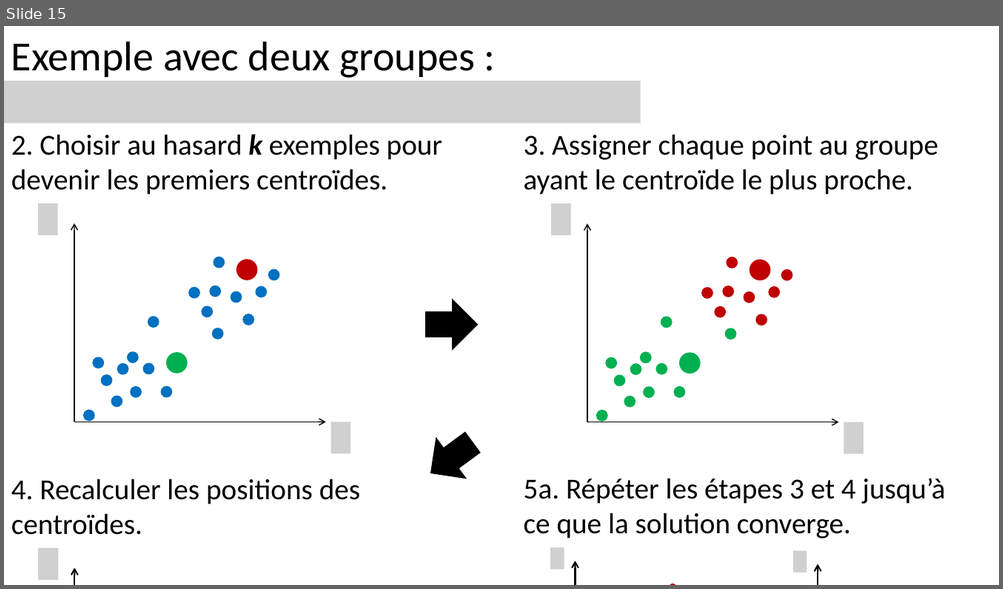
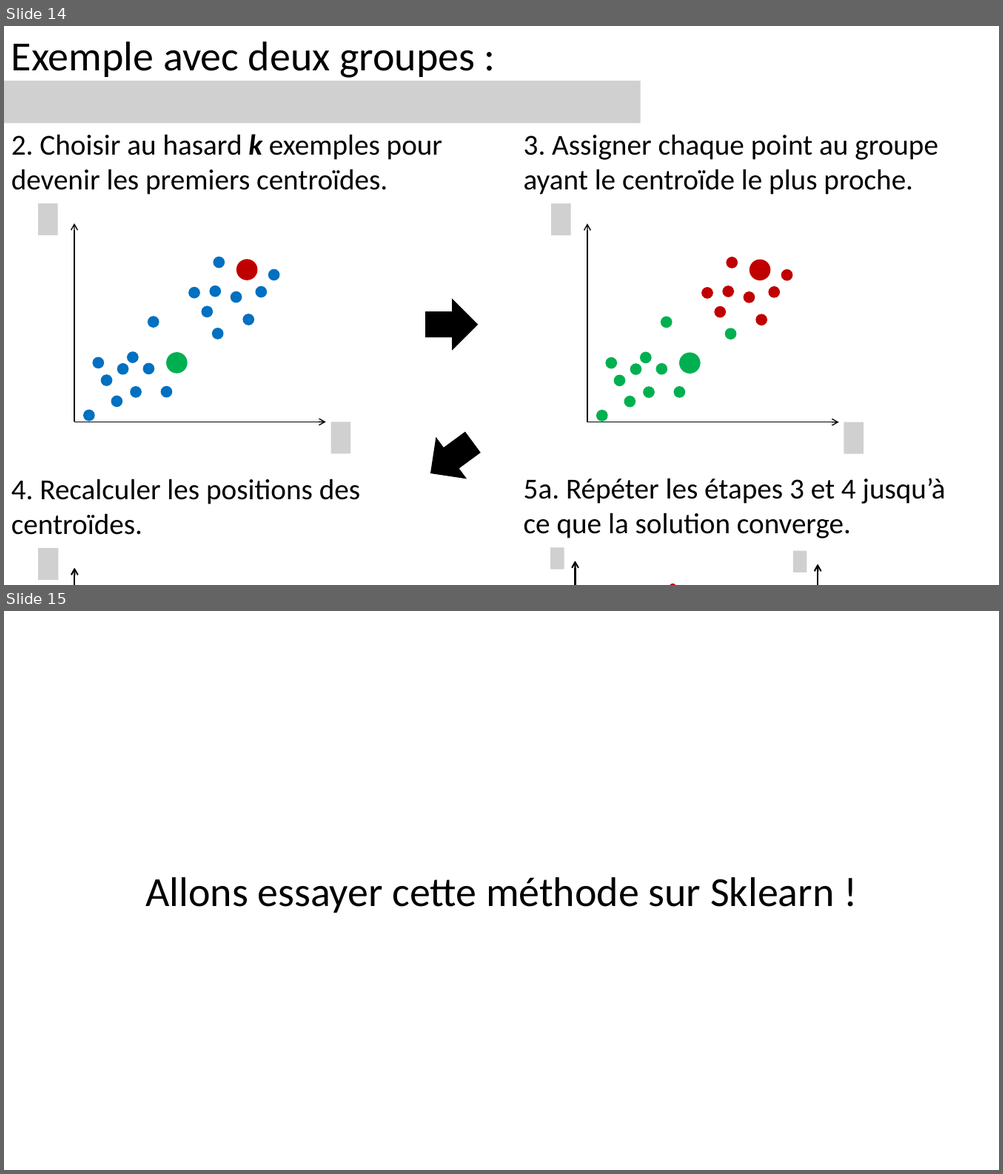
Before and after one commit to pnplab/ML_CRIUSMM, a slide deck: cours_4/img/cours_4.pptx. Shown one above the other, each under a label of ours: slide 15 before the commit, slides 14 and 15 after it. The pictures are 1003x589 and 1003x1174 pixels, drawn with LibreOffice and Linux fonts; fonts in the diff are those of the drawing; grey boxes stand for pictures; background and template pictures are left out. Boxes give left, top, right and bottom in pixels: in the first picture for what was removed or moved away, otherwise in the second. Text is boxed around its words. In the diff, an @@ line names an element or a change of style, - is before the commit and + after.

```diff
--- a/cours_4/img/cours_4.pptx
+++ b/cours_4/img/cours_4.pptx
@@ slide 15 added at [4, 611, 999, 1170], background #FFFFFF @@
@@ text added at [145, 877, 834, 913], 40 pt, text #000000 @@
+Allons essayer cette méthode sur Sklearn !
@@ what was slide 15 is now slide 14 @@
```
Also in this commit, not shown: 2 slides changed, 5 other slides added, 25 other files.
